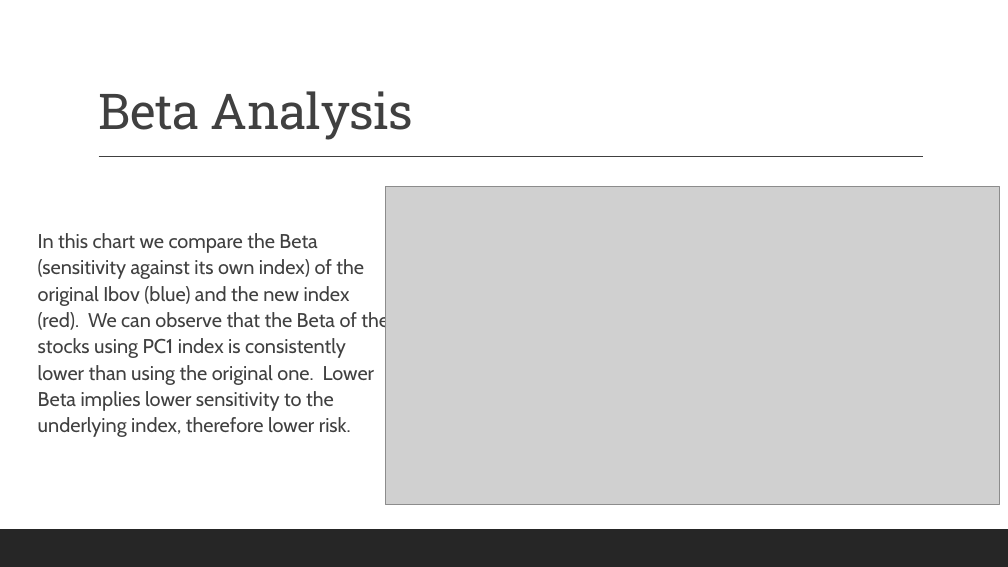
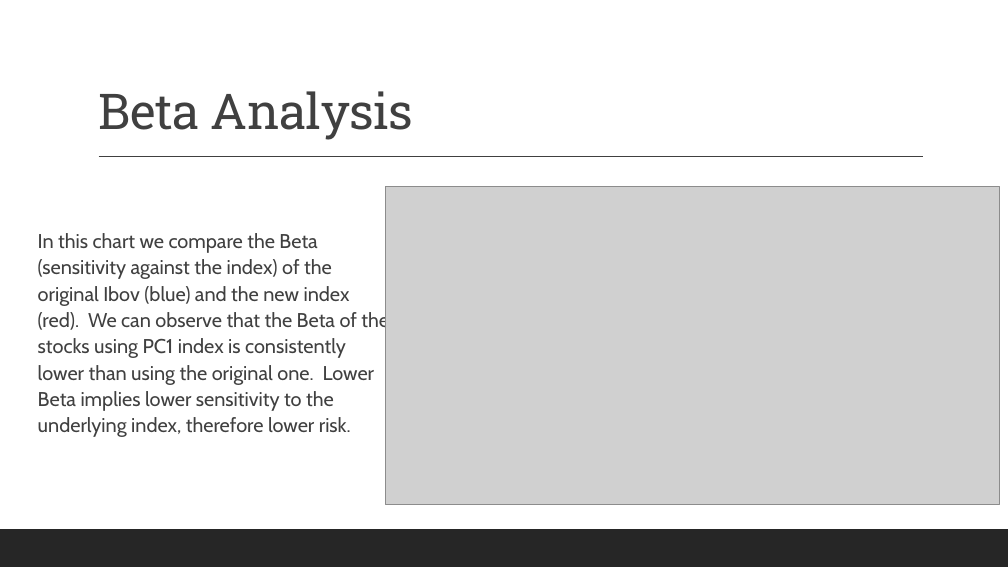
Before and after one commit to FernandoVSF/Final_Project, a slide deck: slide 12 of PCA on Stock Market.pptx. Drawn at 1008x567 pixels with LibreOffice and Linux fonts; fonts in the diff are those of the drawing; grey boxes stand for pictures. Boxes give left, top, right and bottom in pixels: in the first picture for what was removed or moved away, otherwise in the second. Text is boxed around its words. In the diff, an @@ line names an element or a change of style, - is before the commit and + after.

Commit message:
Updating Presentation

```diff
--- a/PCA on Stock Market.pptx
+++ b/PCA on Stock Market.pptx
@@ text at (38,233,389,437): text changed @@
-  In this chart we compare the Beta (sensitivity against its own index) of the original Ibov (blue) and the new index (red). We can observe that the Beta of the stocks using PC1 index is consistently lower than using the original one. Lower Beta implies lower sensitivity to the underlying index, therefore lower risk.
+  In this chart we compare the Beta (sensitivity against the index) of the original Ibov (blue) and the new index (red). We can observe that the Beta of the stocks using PC1 index is consistently lower than using the original one. Lower Beta implies lower sensitivity to the underlying index, therefore lower risk.
```
